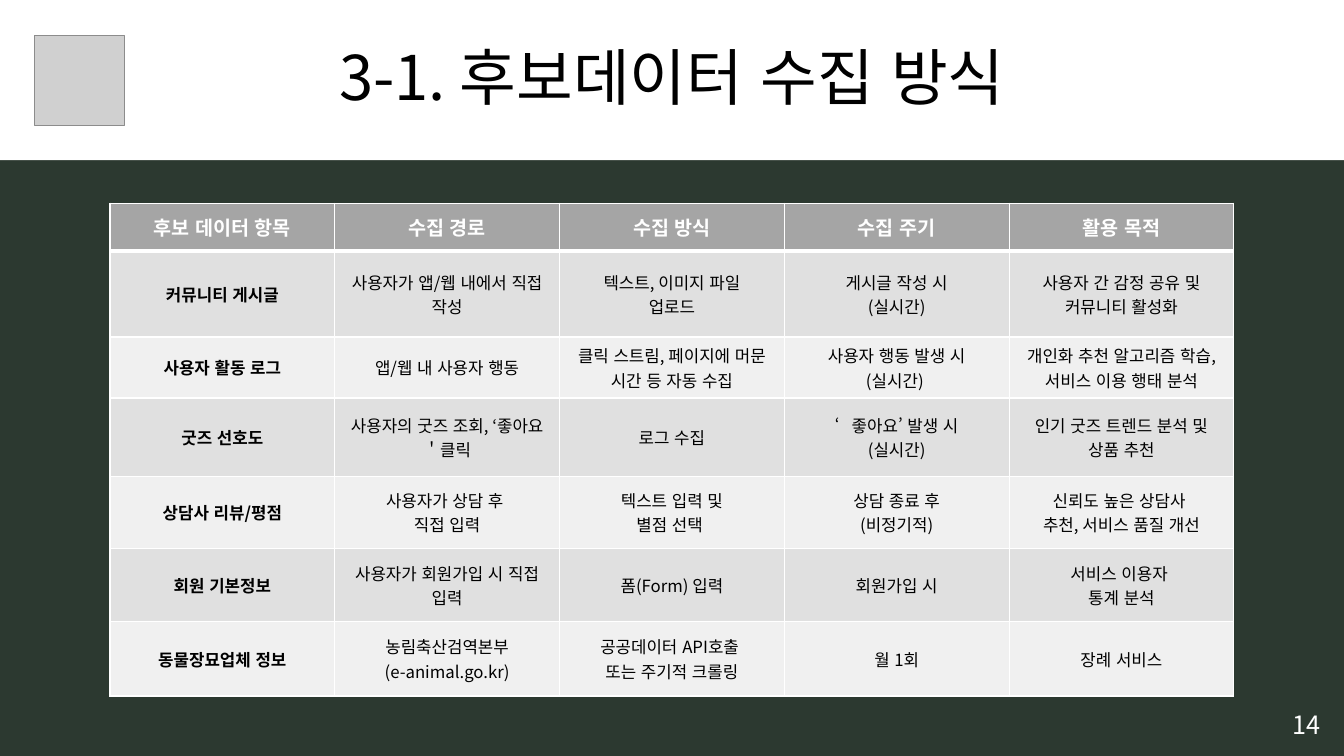
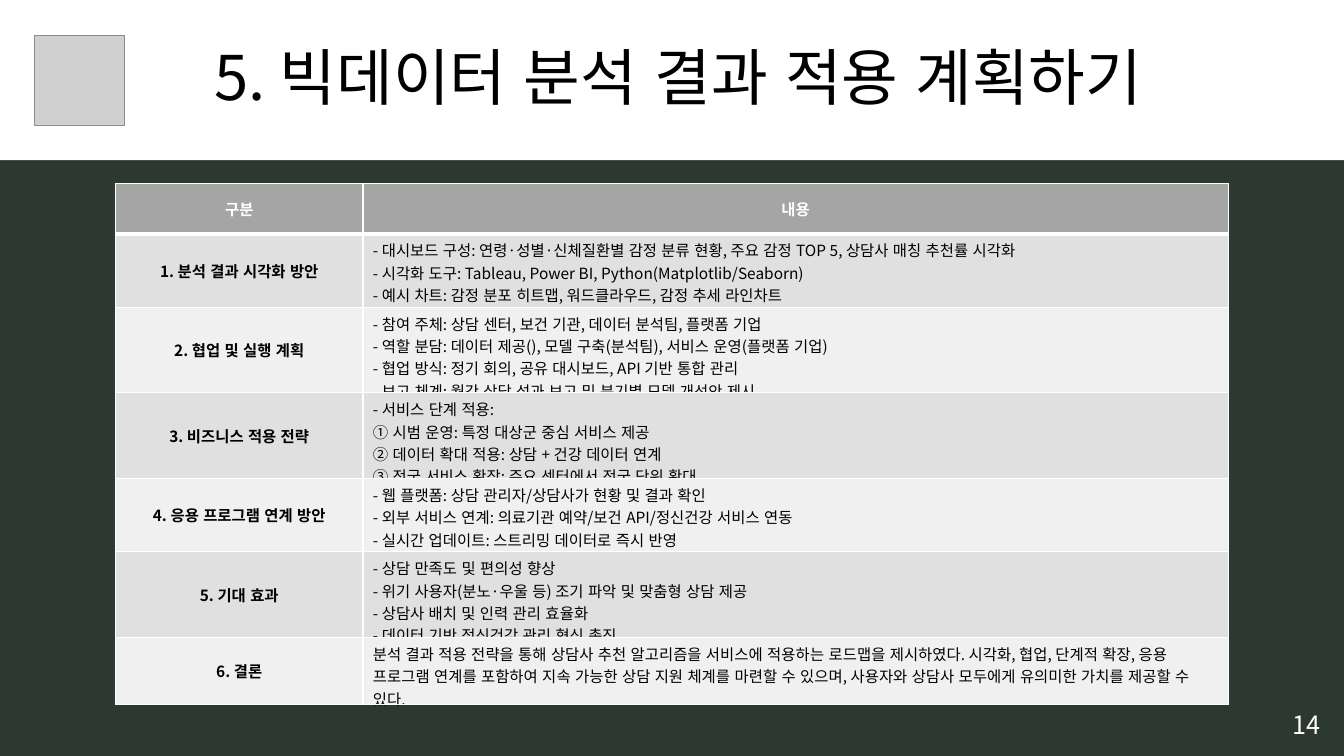
Before and after one commit to BIGDATA-UI-T3/Lastpage_Project, a slide deck: slide 9 of [모듈] 10. 빅데이터 분석기획.pptx (slide 5 before the commit). Drawn at 1344x756 pixels with LibreOffice and Linux fonts; fonts in the diff are those of the drawing; grey boxes stand for pictures. Boxes give left, top, right and bottom in pixels: in the first picture for what was removed or moved away, otherwise in the second. Text is boxed around its words. In the diff, an @@ line names an element or a change of style, - is before the commit and + after.

```diff
--- a/[모듈] 10. 빅데이터 분석기획.pptx
+++ b/[모듈] 10. 빅데이터 분석기획.pptx
@@ text in rectangle at box(215, 48, 1143, 105): text changed; font Noto Sans CJK KR to Calibri @@
-3-1. 후보데이터 수집 방식
+5. 빅데이터 분석 결과 적용 계획하기
@@ table at box(116, 184, 1228, 713) @@
-column 1: 후보 데이터 항목 | 커뮤니티 게시글 | 사용자 활동 로그 | 굿즈 선호도 | 상담사 리뷰/평점 | 회원 기본정보 | 동물장묘업체 정보
-column 2: 수집 경로 | 사용자가 앱/웹 내에서 직접 작성 | 앱/웹 내 사용자 행동 | 사용자의 굿즈 조회, ‘좋아요＇클릭 | 사용자가 상담 후 / 직접 입력 | 사용자가 회원가입 시 직접 입력 | 농림축산검역본부 / (e-animal.go.kr)
-column 3: 수집 방식 | 텍스트, 이미지 파일 / 업로드 | 클릭 스트림, 페이지에 머문 시간 등 자동 수집 | 로그 수집 | 텍스트 입력 및 / 별점 선택 | 폼(Form) 입력 | 공공데이터 API호출 / 또는 주기적 크롤링
-column 4: 수집 주기 | 게시글 작성 시 / (실시간) | 사용자 행동 발생 시 / (실시간) | ‘좋아요’ 발생 시 / (실시간) | 상담 종료 후 / (비정기적) | 회원가입 시 | 월 1회
-column 5: 활용 목적 | 사용자 간 감정 공유 및 커뮤니티 활성화 | 개인화 추천 알고리즘 학습, 서비스 이용 행태 분석 | 인기 굿즈 트렌드 분석 및 상품 추천 | 신뢰도 높은 상담사 / 추천, 서비스 품질 개선 | 서비스 이용자 / 통계 분석 | 장례 서비스
+column 1: 구분 | 1. 분석 결과 시각화 방안 | 2. 협업 및 실행 계획 | 3. 비즈니스 적용 전략 | 4. 응용 프로그램 연계 방안 | 5. 기대 효과 | 6. 결론
+column 2: 내용 | - 대시보드 구성: 연령·성별·신체질환별 감정 분류 현황, 주요 감정 TOP 5, 상담사 매칭 추천률 시각화 / - 시각화 도구: Tableau, Power BI, Python(Matplotlib/Seaborn) / - 예시 차트: 감정 분포 히트맵, 워드클라우드, 감정 추세 라인차트 | - 참여 주체: 상담 센터, 보건 기관, 데이터 분석팀, 플랫폼 기업 / - 역할 분담: 데이터 제공(), 모델 구축(분석팀), 서비스 운영(플랫폼 기업) / - 협업 방식: 정기 회의, 공유 대시보드, API 기반 통합 관리 / - 보고 체계: 월간 상담 성과 보고 및 분기별 모델 개선안 제시 | - 서비스 단계 적용: / ① 시범 운영: 특정 대상군 중심 서비스 제공 / ② 데이터 확대 적용: 상담 + 건강 데이터 연계 / ③ 전국 서비스 확장: 주요 센터에서 전국 단위 확대 | - 웹 플랫폼: 상담 관리자/상담사가 현황 및 결과 확인 / - 외부 서비스 연계: 의료기관 예약/보건 API/정신건강 서비스 연동 / - 실시간 업데이트: 스트리밍 데이터로 즉시 반영 | - 상담 만족도 및 편의성 향상 / - 위기 사용자(분노·우울 등) 조기 파악 및 맞춤형 상담 제공 / - 상담사 배치 및 인력 관리 효율화 / - 데이터 기반 정신건강 관리 혁신 촉진 | 분석 결과 적용 전략을 통해 상담사 추천 알고리즘을 서비스에 적용하는 로드맵을 제시하였다. 시각화, 협업, 단계적 확장, 응용 프로그램 연계를 포함하여 지속 가능한 상담 지원 체계를 마련할 수 있으며, 사용자와 상담사 모두에게 유의미한 가치를 제공할 수 있다.
@@ table: place and size @@
-table at box(110, 204, 1234, 697)
+table at box(116, 184, 1228, 713)
```
Also in this commit, not shown: 1 other slide changed, 5 slides added, 1 other file.
